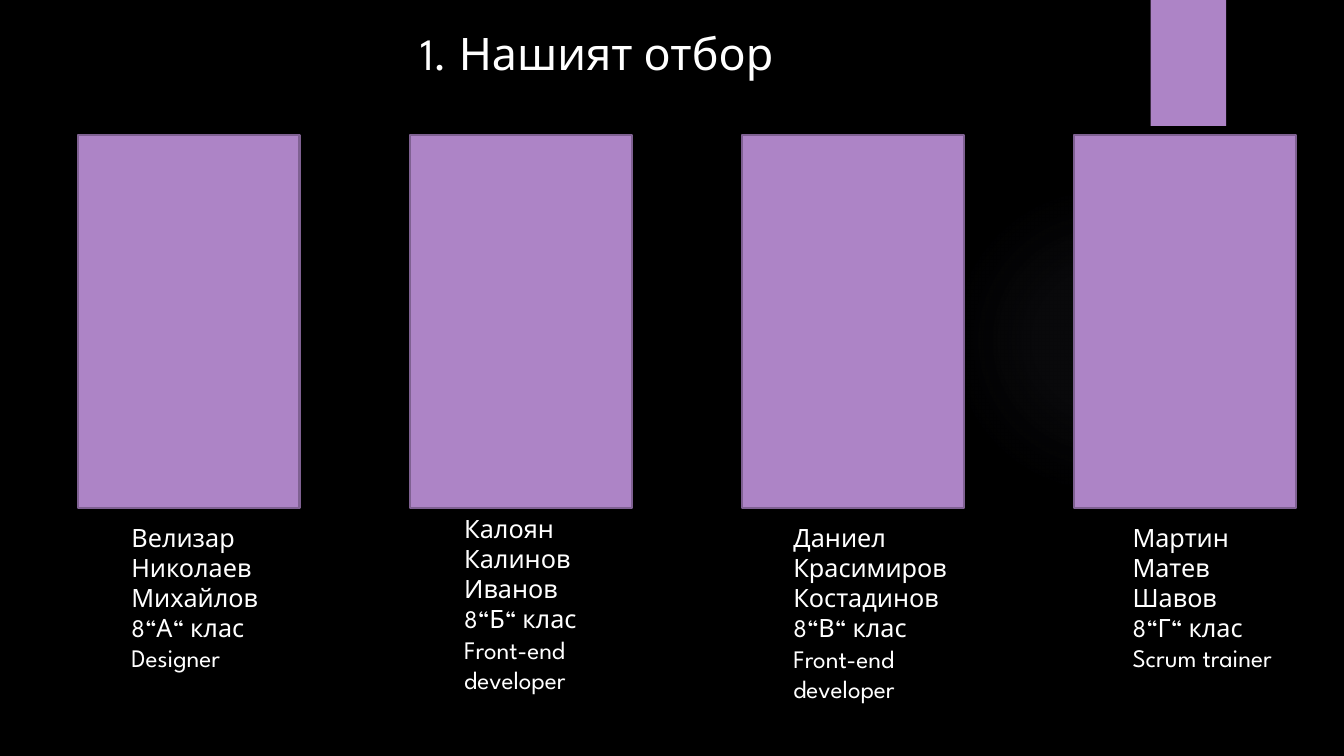
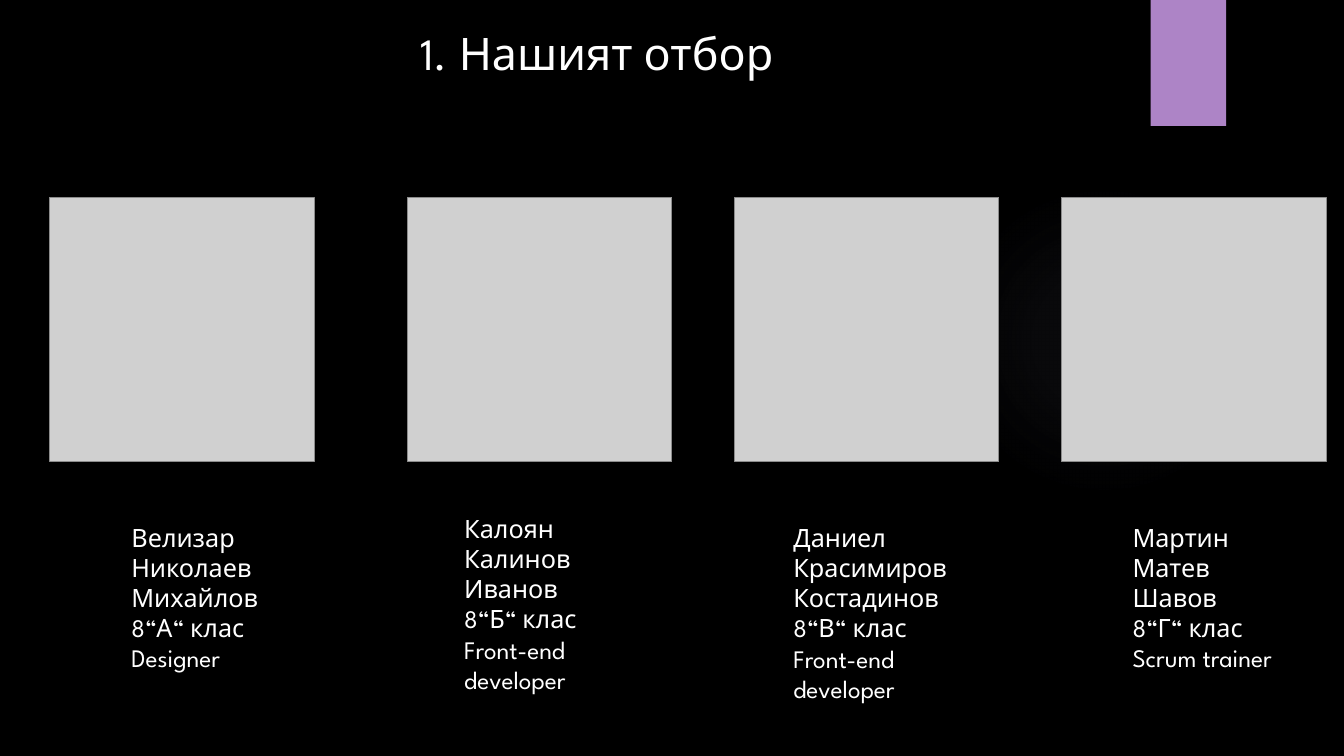
Before and after one commit to MMShavov22/Project-Robotics, a slide deck: slide 3 of documentation/Presentation.pptx. Drawn at 1344x756 pixels with LibreOffice and Linux fonts; fonts in the diff are those of the drawing; grey boxes stand for pictures; background and template pictures are left out. Boxes give left, top, right and bottom in pixels: in the first picture for what was removed or moved away, otherwise in the second. Text is boxed around its words. In the diff, an @@ line names an element or a change of style, - is before the commit and + after.

Commit message:
Update the presentation

```diff
--- a/documentation/Presentation.pptx
+++ b/documentation/Presentation.pptx
@@ rectangle removed at box(79, 135, 300, 508) @@
@@ rectangle removed at box(410, 135, 632, 508) @@
@@ rectangle removed at box(742, 135, 964, 508) @@
@@ rectangle removed at box(1075, 135, 1297, 508) @@
@@ picture added at box(49, 197, 315, 462) @@
@@ picture added at box(407, 197, 673, 462) @@
@@ picture added at box(735, 197, 1000, 462) @@
@@ picture added at box(1062, 197, 1327, 462) @@
```
Also in this commit, not shown: 1 other slide changed.
